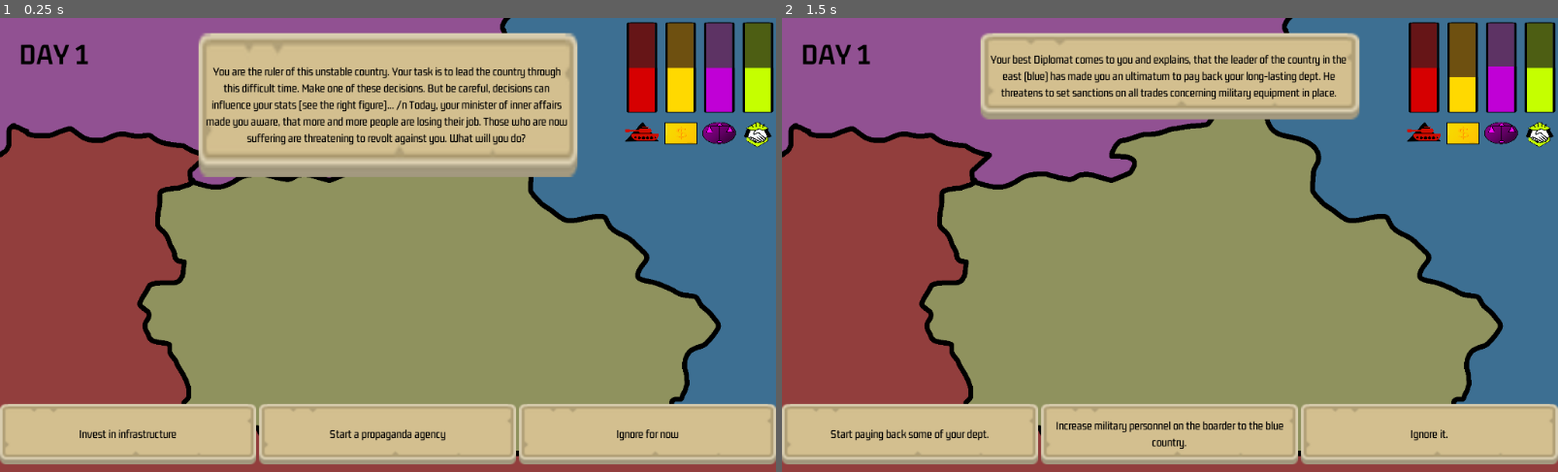
Above: before the commit, frames 1-2 (left to right).
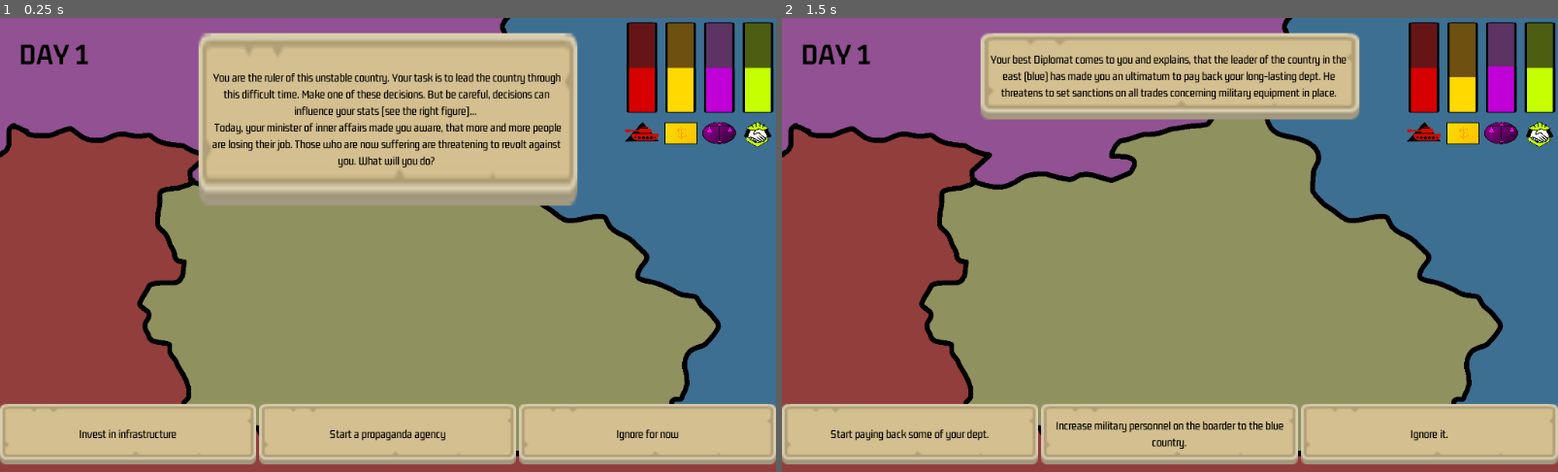
Above: after the commit, the same moments.

Repository: dsg-jam/LD49
Game: Godot game, scene res://scenes/overview.tscn
Two runs of this game, one before a commit and one after it. Both use one fixed random seed, a clock stepped at 60 frames per second and the inputs below.
Inputs (mouse positions are in pixels of both pictures, inside the frame that each line leads up to):
- Up to frame 1 (0.25 s): no input
- Up to frame 2 (1.5 s): tap Enter at 0.5 s; click (913, 435) at 1.27 s

The runs differ from the first frame. In frame 1, 9.1% of the frame differs, in the area x 25-75%, y 4-42%; in frame 2, nothing differs.

Commit message:
use proper newline escape sequence

Diff:
--- a/scripts/db/decisions.gd
+++ b/scripts/db/decisions.gd
@@ -1,7 +1,7 @@
 const RAW := [{
 	"gid": 0,
 	"name": "Introduction",
-	"prompt": "You are the ruler of this unstable country. Your …(124 unchanged characters)… ce your stats [see the right figure]... /n Today, your minister of inner affairs  …(150 unchanged characters)…
+	"prompt": "You are the ruler of this unstable country. Your …(124 unchanged characters)… ce your stats [see the right figure]... \n Today, your minister of inner affairs  …(150 unchanged characters)…
 	"options": [{
 		"text": "Invest in infrastructure",
 		"id": "infrastructure",
